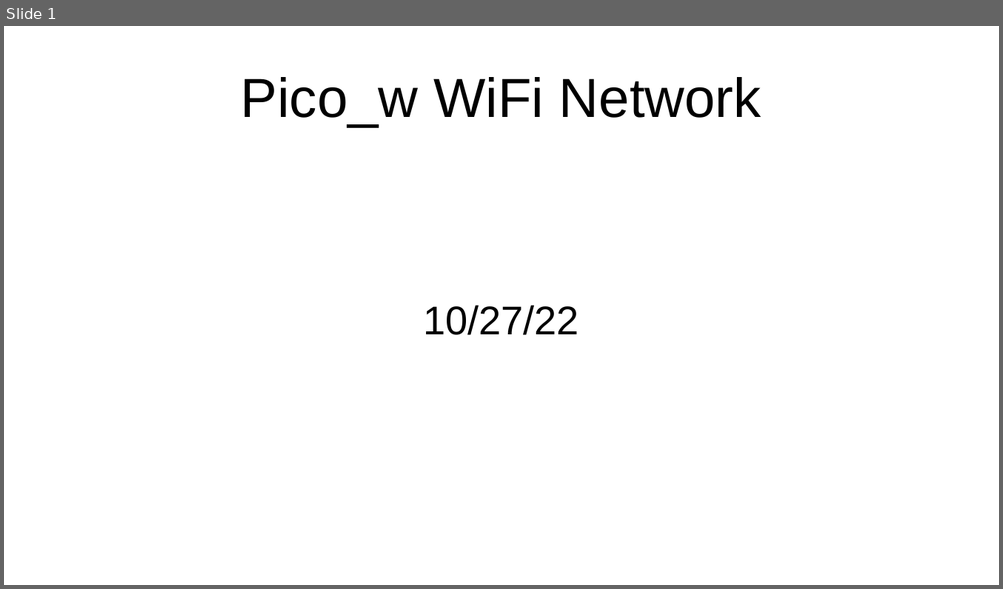
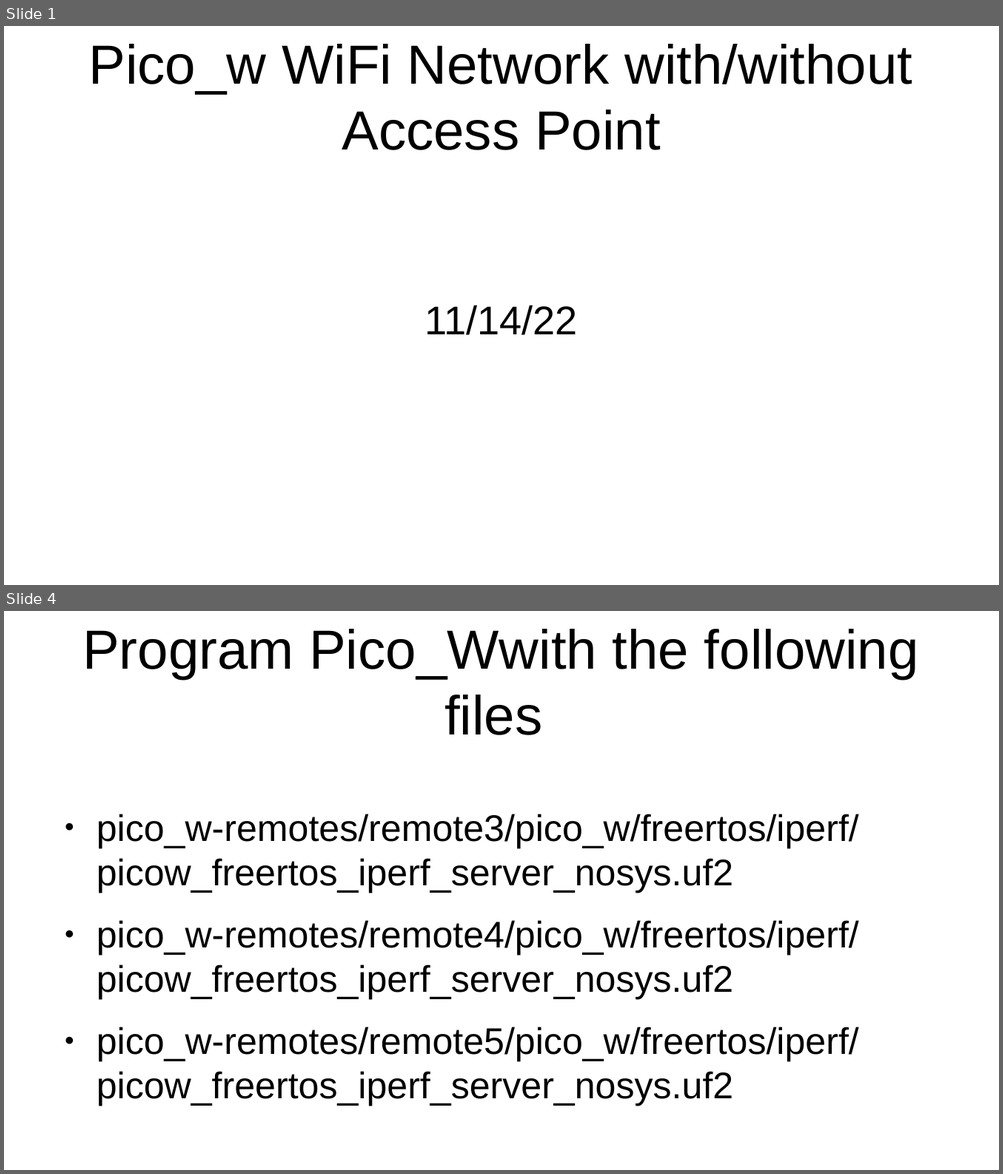
Before and after one commit to develone/my-projects-docs, a slide deck: pico_w-wifi-test/access-point/pico_w-ap-net.odp. Shown one above the other, each under a label of ours: slide 1 before the commit, slides 1 and 4 after it; the slides between them are not shown. The pictures are 1003x589 and 1003x1174 pixels, drawn with LibreOffice and Linux fonts; fonts in the diff are those of the drawing. Boxes give left, top, right and bottom in pixels: in the first picture for what was removed or moved away, otherwise in the second. Text is boxed around its words. In the diff, an @@ line names an element or a change of style, - is before the commit and + after.

Commit message:
5 remotes

```diff
--- a/pico_w-wifi-test/access-point/pico_w-ap-net.odp
+++ b/pico_w-wifi-test/access-point/pico_w-ap-net.odp
@@ slide 4 added at <box>4,611,999,1170</box>, background #FFFFFF @@
@@ title added at <box>82,629,919,735</box>, 44 pt, text #000000 @@
+Program Pico_Wwith the following files
@@ text added at <box>96,814,859,1106</box>, 29.6 pt, text #000000 @@
+● pico_w-remotes/remote3/pico_w/freertos/iperf/picow_freertos_iperf_server_nosys.uf2
+● pico_w-remotes/remote4/pico_w/freertos/iperf/picow_freertos_iperf_server_nosys.uf2
+● pico_w-remotes/remote5/pico_w/freertos/iperf/picow_freertos_iperf_server_nosys.uf2
@@ slide 1 changed as well @@
@@ title at <box>89,44,912,150</box>: text changed @@
-Pico_w WiFi Network
+Pico_w WiFi Network with/without Access Point
@@ subtitle at <box>424,305,578,335</box>: text changed @@
-10/27/22
+11/14/22
```
Also in this commit, not shown: 5 other slides added, 1 slide removed, 3 other files.
